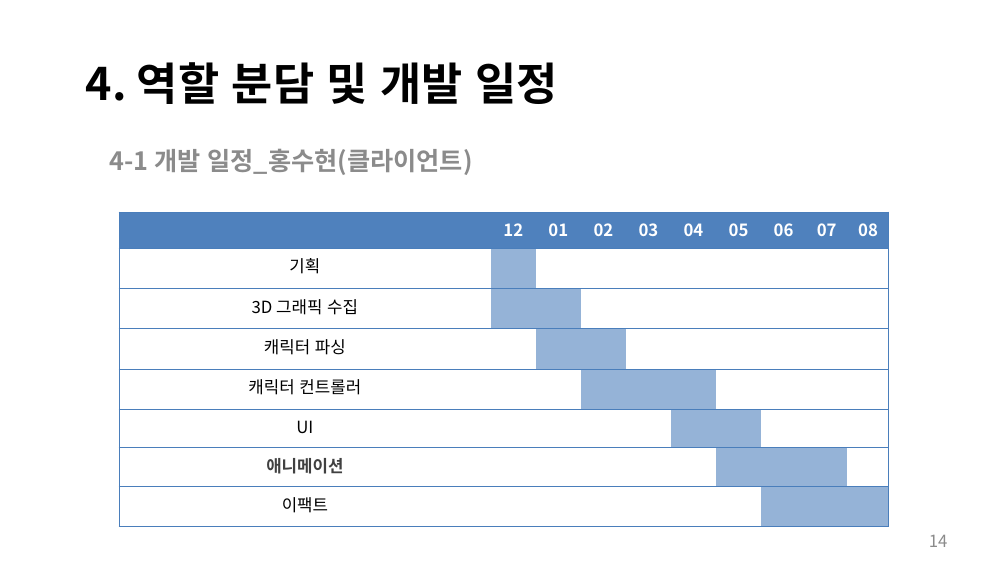
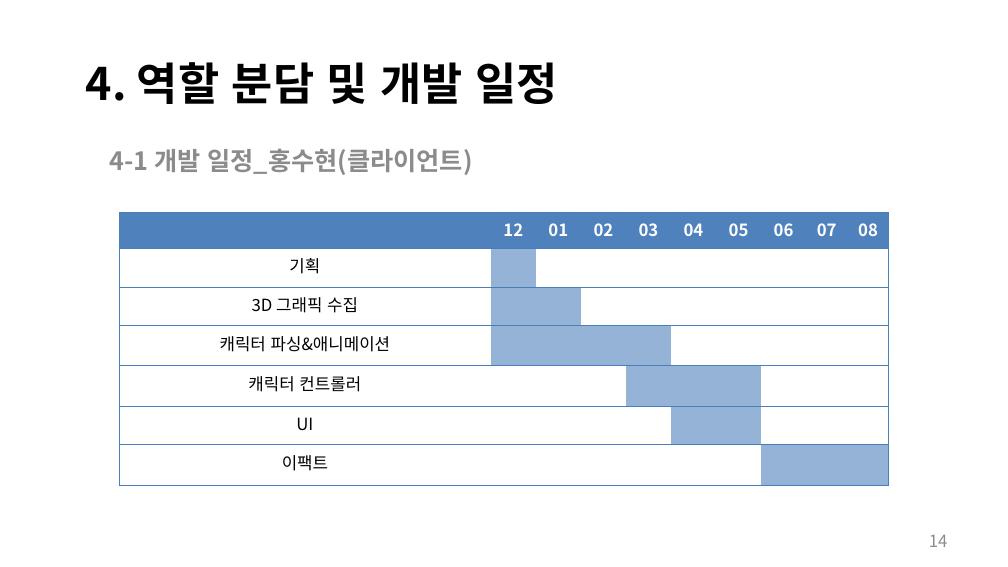
Before and after one commit to NewCordingBirds/InTheGorest, a slide deck: slide 14 of 기획/IntheGorest_홍수현_김명지_김혜주.pptx. Drawn at 1008x567 pixels with LibreOffice and Linux fonts; fonts in the diff are those of the drawing; background and template pictures are left out. Boxes give left, top, right and bottom in pixels: in the first picture for what was removed or moved away, otherwise in the second. Text is boxed around its words. In the diff, an @@ line names an element or a change of style, - is before the commit and + after.

```diff
--- a/기획/IntheGorest_홍수현_김명지_김혜주.pptx
+++ b/기획/IntheGorest_홍수현_김명지_김혜주.pptx
@@ table at (119,212,891,475) @@
-row 4, column 1: 캐릭터 파싱
+row 4, column 1: 캐릭터 파싱&애니메이션
-row 7: 애니메이션 |  |  |  |  |  |  |  |  | 
```
Also in this commit, not shown: 1 other slide changed.
